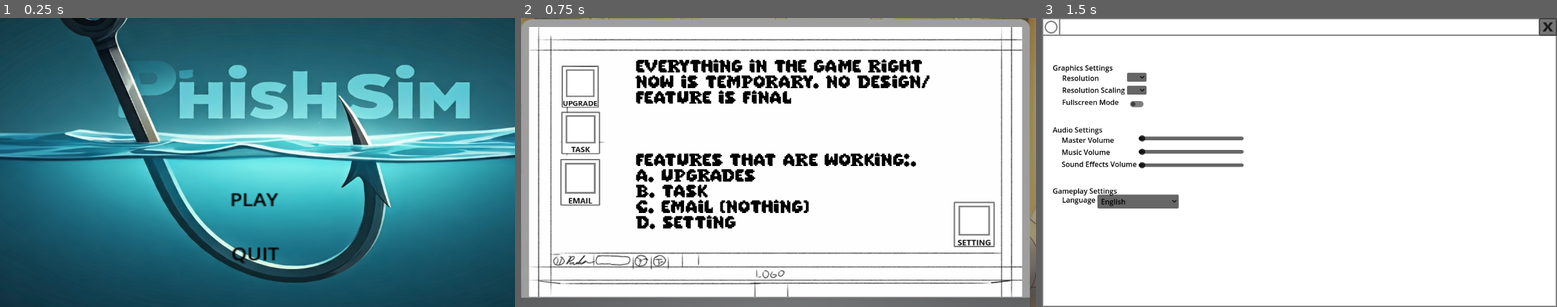
Above: before the commit, frames 1-3 (left to right).
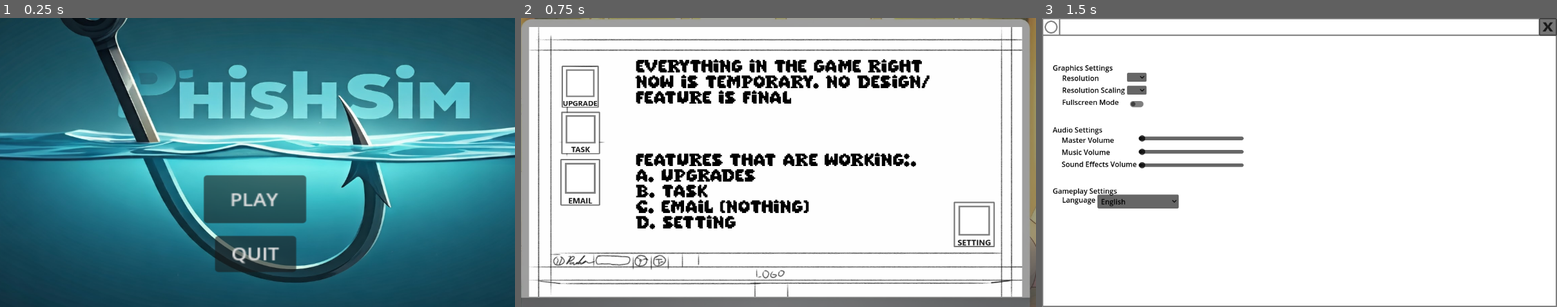
Above: after the commit, the same moments.

Repository: Bulaong-RuznielM/PhishSim---ANZUELO
Game: Godot game, scene res://SCENES/Main/menu.tscn
Two runs of this game, one before a commit and one after it. Both use one fixed random seed, a clock stepped at 60 frames per second and the inputs below. Sound files missing from this copy of the repository are replaced by a short silence.
Inputs (mouse positions are in pixels of both pictures, inside the frame that each line leads up to):
- Up to frame 1 (0.25 s): no input
- Up to frame 2 (0.75 s): click "PLAY" at 0.5 s
- Up to frame 3 (1.5 s): click (1495, 223) at 1.25 s

The runs differ from the first frame. In frame 1, 5.1% of the frame differs, in the area x 39-60%, y 54-88%; in frame 2, nothing differs; in frame 3, nothing differs.

Commit message:
Menu and Settings
Changed some stuff in the Menu and Settings scene

Diff:
--- a/SCENES/Main/Setting.tscn
+++ b/SCENES/Main/Setting.tscn
@@ -47,32 +47,32 @@
 offset_right = 210.0
 offset_bottom = 105.0
 
-[node name="VBoxContainer" type="VBoxContainer" parent="GridContainer/DummyLabel/GraphicsSettingsLabel/HBoxContainer"]
+[node name="GraphicsSettings" type="VBoxContainer" parent="GridContainer/DummyLabel/GraphicsSettingsLabel/HBoxContainer"]
 layout_mode = 2
 
-[node name="ResolutionLabel" type="Label" parent="GridContainer/DummyLabel/GraphicsSettingsLabel/HBoxContainer/VBoxContainer"]
+[node name="ResolutionLabel" type="Label" parent="GridContainer/DummyLabel/GraphicsSettingsLabel/HBoxContainer/GraphicsSettings"]
 layout_mode = 2
 text = "Resolution"
 
-[node name="ResolutionScalingLabel" type="Label" parent="GridContainer/DummyLabel/GraphicsSettingsLabel/HBoxContainer/VBoxContainer"]
+[node name="ResolutionScalingLabel" type="Label" parent="GridContainer/DummyLabel/GraphicsSettingsLabel/HBoxContainer/GraphicsSettings"]
 layout_mode = 2
 text = "Resolution Scaling"
 
-[node name="FullscreenModeLabel" type="Label" parent="GridContainer/DummyLabel/GraphicsSettingsLabel/HBoxContainer/VBoxContainer"]
+[node name="FullscreenModeLabel" type="Label" parent="GridContainer/DummyLabel/GraphicsSettingsLabel/HBoxContainer/GraphicsSettings"]
 layout_mode = 2
 text = "Fullscreen Mode"
 
-[node name="VBoxContainer2" type="VBoxContainer" parent="GridContainer/DummyLabel/GraphicsSettingsLabel/HBoxContainer"]
+[node name="GraphicsSettingsOptions" type="VBoxContainer" parent="GridContainer/DummyLabel/GraphicsSettingsLabel/HBoxContainer"]
 layout_mode = 2
 theme_override_constants/separation = 9
 
-[node name="ResolutionOptionButton" type="OptionButton" parent="GridContainer/DummyLabel/GraphicsSettingsLabel/HBoxContainer/VBoxContainer2"]
+[node name="ResolutionOptionButton" type="OptionButton" parent="GridContainer/DummyLabel/GraphicsSettingsLabel/HBoxContainer/GraphicsSettingsOptions"]
 layout_mode = 2
 
-[node name="ResolutionScalingOptionButton" type="OptionButton" parent="GridContainer/DummyLabel/GraphicsSettingsLabel/HBoxContainer/VBoxContainer2"]
+[node name="ResolutionScalingOptionButton" type="OptionButton" parent="GridContainer/DummyLabel/GraphicsSettingsLabel/HBoxContainer/GraphicsSettingsOptions"]
 layout_mode = 2
 
-[node name="FullscreenModeCheckButton" type="CheckButton" parent="GridContainer/DummyLabel/GraphicsSettingsLabel/HBoxContainer/VBoxContainer2"]
+[node name="FullscreenModeCheckButton" type="CheckButton" parent="GridContainer/DummyLabel/GraphicsSettingsLabel/HBoxContainer/GraphicsSettingsOptions"]
 layout_mode = 2
 
 [node name="AudioSettingsLabel" type="Label" parent="GridContainer/DummyLabel"]
--- a/SCENES/Main/menu.tscn
+++ b/SCENES/Main/menu.tscn
@@ -1,9 +1,8 @@
-[gd_scene load_steps=5 format=3 uid="uid://36cck8vjhq2g"]
+[gd_scene load_steps=4 format=3 uid="uid://36cck8vjhq2g"]
 
 [ext_resource type="Script" path="res://Scripts/menu.gd" id="1_hv4x7"]
 [ext_resource type="Texture2D" uid="uid://c1csaw3svf5p5" path="res://ASSETS/miscellaneous/PhishSimMainMenu.jpg" id="2_6avso"]
 [ext_resource type="AudioStream" uid="uid://be3yl4dyabcsm" path="res://AUDIO/01. Constant Moderato.wav" id="3_alns1"]
-[ext_resource type="Theme" uid="uid://c6ncn661cxk5i" path="res://THEMES/WhiteMenu.tres" id="4_3w7gq"]
 
 [node name="MENU" type="Control"]
 layout_mode = 3
@@ -61,7 +60,6 @@
 offset_bottom = 36.7374
 grow_horizontal = 2
 grow_vertical = 2
-theme = ExtResource("4_3w7gq")
 text = "PLAY"
 
 [node name="EXIT" type="Button" parent="Control"]
@@ -70,7 +68,6 @@
 offset_top = 68.7475
 offset_right = 30.642
 offset_bottom = 102.748
-theme = ExtResource("4_3w7gq")
 text = "QUIT"
 
 [connection signal="finished" from="MainMenuMusic" to="." method="_on_main_menu_music_finished"]
